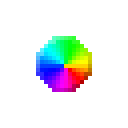
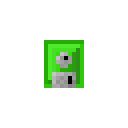
Layer changes from the first 128x128 image to the second:
added group "turretsafe" with 9 layers above "ender_toxin" over 44, 40, 84, 88
added layer "Layer 8" (overlay, 75%) in group "turretsafe" over 52, 52, 76, 88
added layer "Layer 7" in group "turretsafe" over 52, 52, 76, 88
added layer "Layer 6" in group "turretsafe" over 44, 40, 84, 88
added layer "Layer 5" in group "turretsafe" over 44, 40, 84, 88
hid group "shield" (8 layers) over 36, 36, 92, 92
